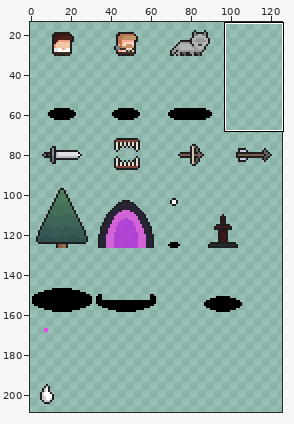
Edited in one commit: sprite sheet (public/textures/atlas.png). Above, an overview of the earlier version with the close-up marked.
Close-up. Before:
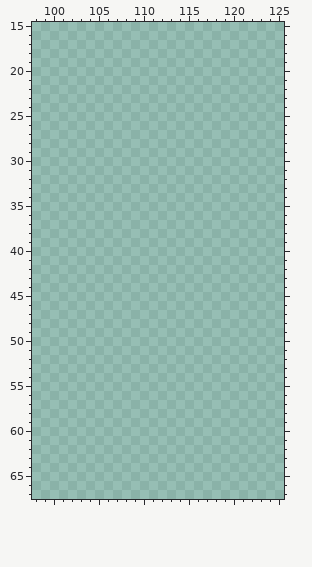
The file is 256x256 pixels. Colours within 5 levels of each other are drawn and written as one. Shown: x 98..125, y 15..67. The wide view leaves out empty margins.
Once edited:
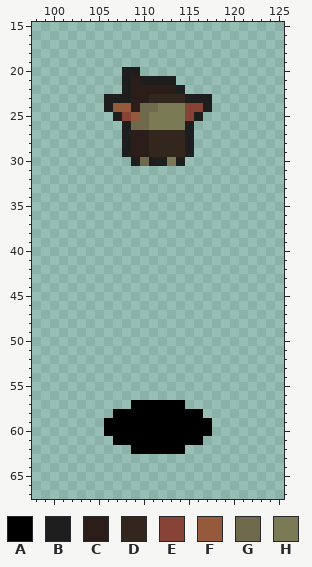
Palette (. is transparent): A #000000  B #1e1e1e  C #2b1d19  D #33261d  E #864336  F #95593c  G #6f6a4d  H #7a7b55
Change:
y 20: x 108..109 .. -> BB
y 21: x 108..113 ...... -> BCBBBB
y 22: x 108..114 ....... -> BCCCCCB
y 23: x 106..117 ............ -> BBBCCDDDDBBB
y 24: x 106..117 ............ -> BFFCGGHHHEEB
y 25: x 107..116 .......... -> BEFGHHHHEB
y 26: x 108..115 ........ -> BGGHHHHB
y 27..29: x 108..115 ........ -> BCCDDDDB
y 30: x 109..114 ...... -> BGBBHB
y 57: x 109..114 ...... -> AAAAAA
y 58: x 107..116 .......... -> AAAAAAAAAA
y 59..60: x 106..117 ............ -> AAAAAAAAAAAA
y 61: x 107..116 .......... -> AAAAAAAAAA
y 62: x 109..114 ...... -> AAAAAA
Boxes around the changes in both close-ups, in picture pixels (x1, y1, x2, y2):
added: (104, 67, 212, 166)
added: (104, 400, 212, 454)
